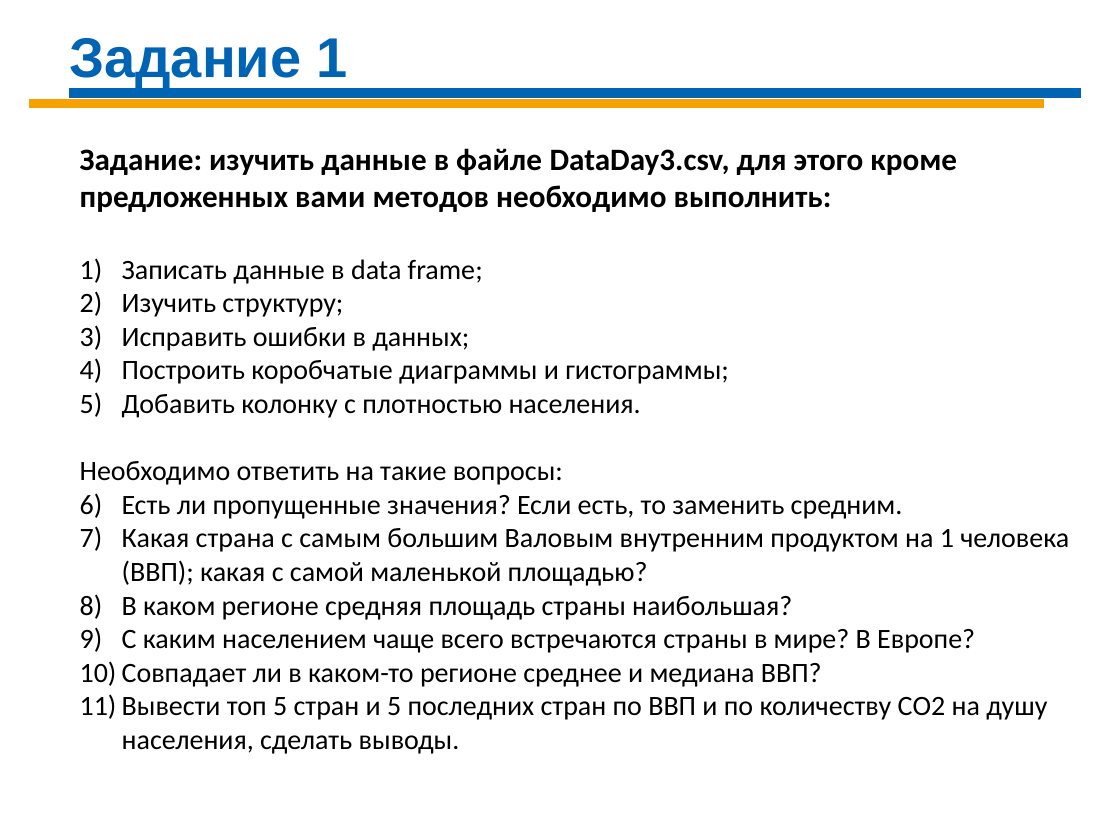
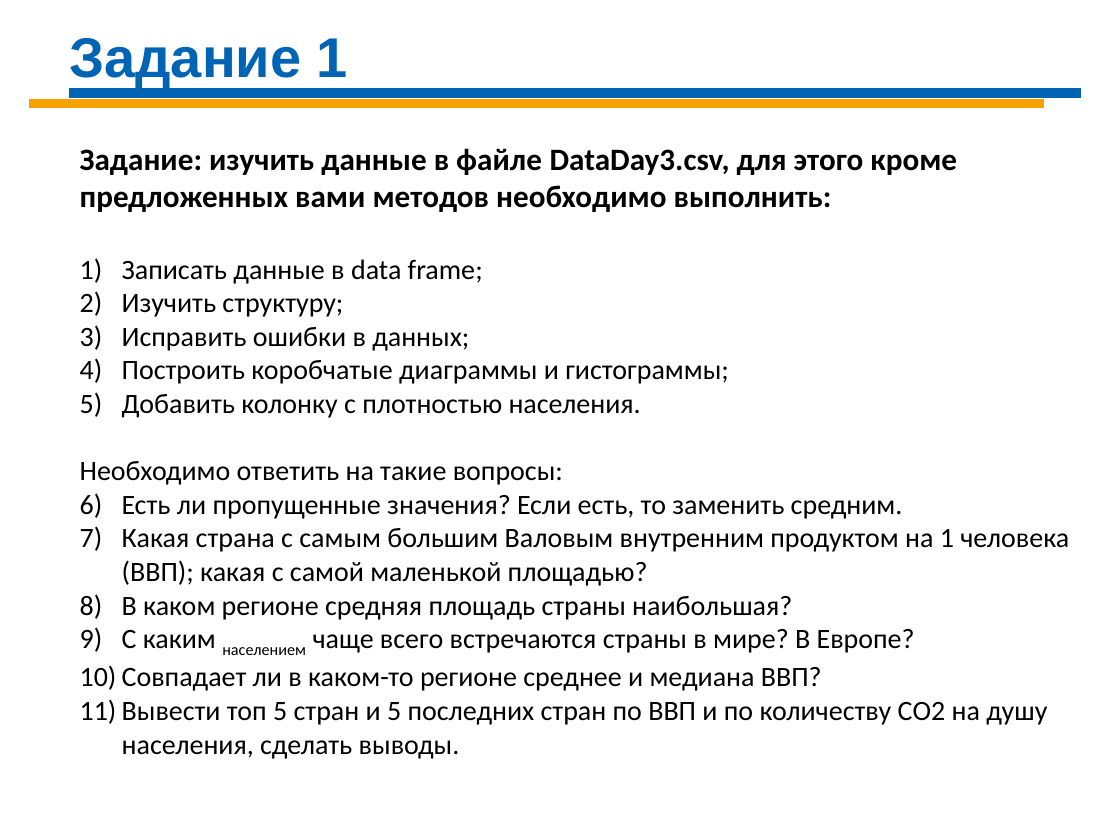
Before and after one commit to Demolis/Infopulse, a slide deck: slide 2 of Tue-Thr/DS-Day-03 R.pptx. Drawn at 1120x840 pixels with LibreOffice and Linux fonts; fonts in the diff are those of the drawing. Boxes give left, top, right and bottom in pixels: in the first picture for what was removed or moved away, otherwise in the second. Text is boxed around its words. In the diff, an @@ line names an element or a change of style, - is before the commit and + after.

```diff
--- a/Tue-Thr/DS-Day-03 R.pptx
+++ b/Tue-Thr/DS-Day-03 R.pptx
@@ text at (122, 629, 915, 655): now subscript in "населением" @@
```
Also in this commit, not shown: 7 other files.
